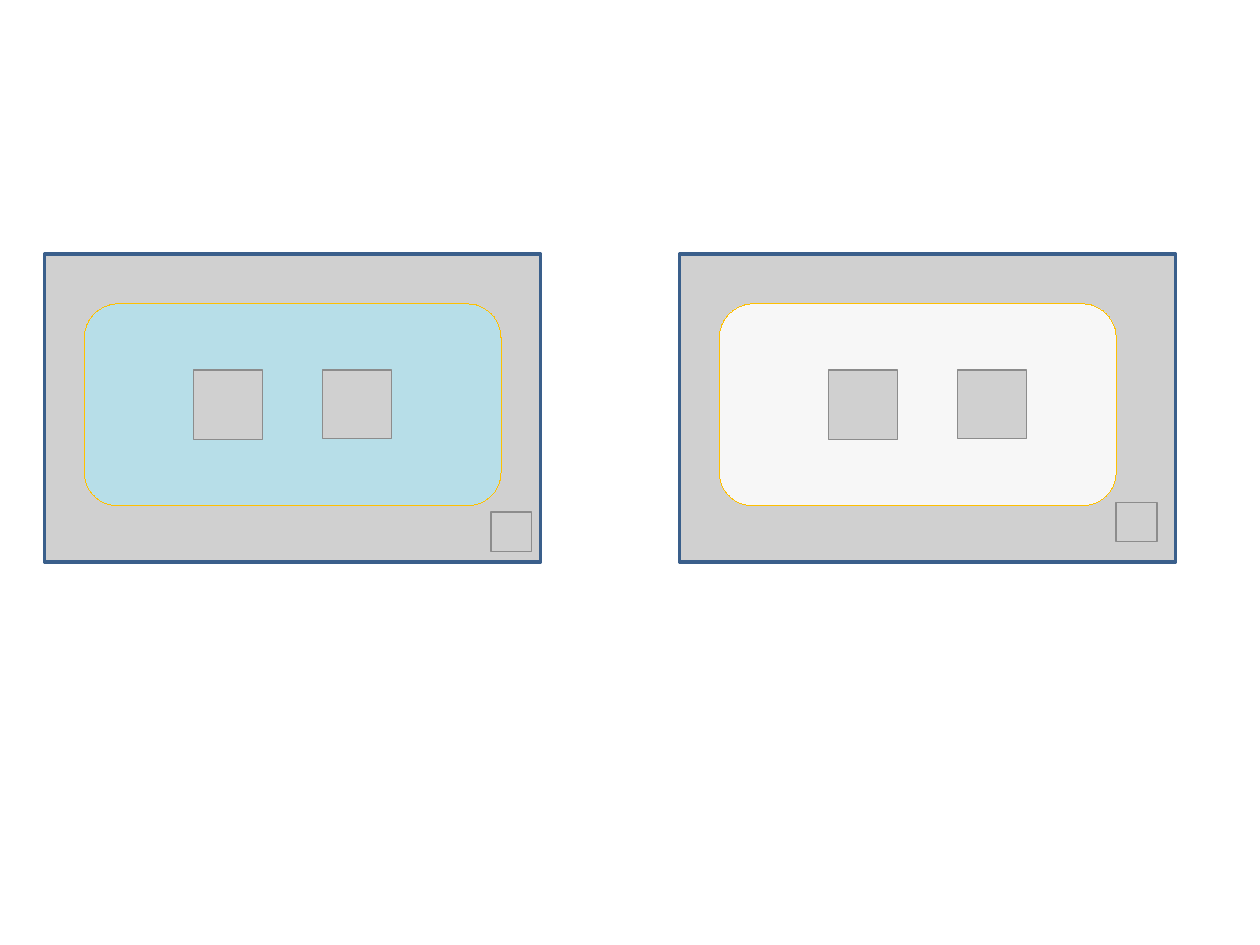
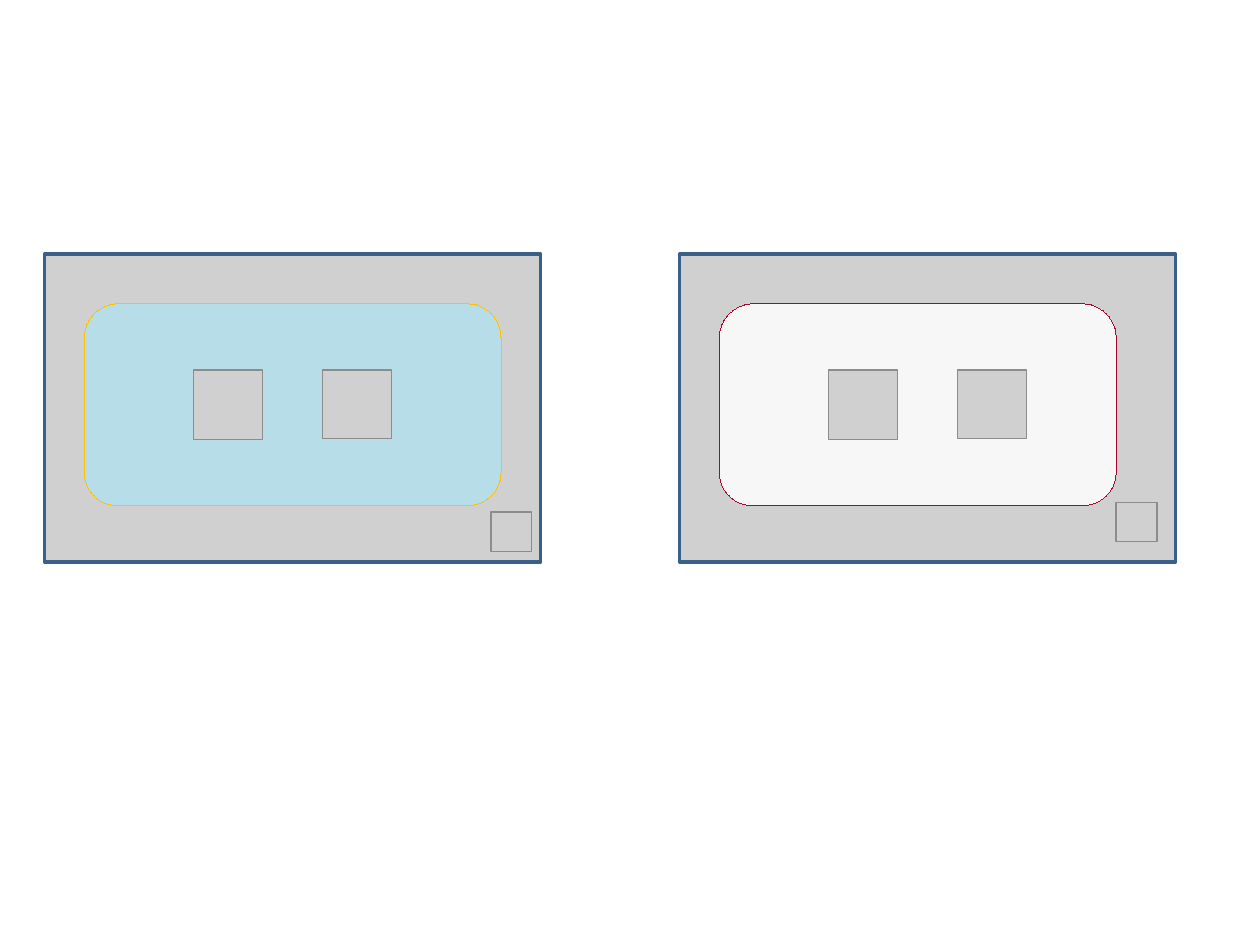
Before and after one commit to Tinkerbell777/gestion_compte, a slide deck: slide 6 of maquette_autre_fond.pptx. Drawn at 1260x945 pixels with LibreOffice and Linux fonts; fonts in the diff are those of the drawing; grey boxes stand for pictures. Boxes give left, top, right and bottom in pixels: in the first picture for what was removed or moved away, otherwise in the second. Text is boxed around its words. In the diff, an @@ line names an element or a change of style, - is before the commit and + after.

```diff
--- a/maquette_autre_fond.pptx
+++ b/maquette_autre_fond.pptx
@@ picture at (679,255,1176,562): rotation 180 to 0 degrees @@
@@ rounded rectangle at (719,304,1116,505): outline #FFC000 0.75 pt to #AA082D 0.75 pt @@
```
Also in this commit, not shown: 10 other slides changed, 5 other files.
